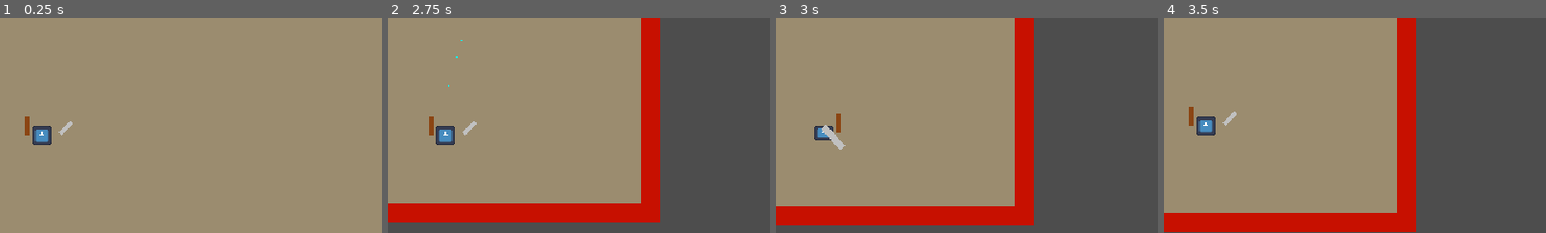
Above: before the commit, frames 1-4 (left to right).
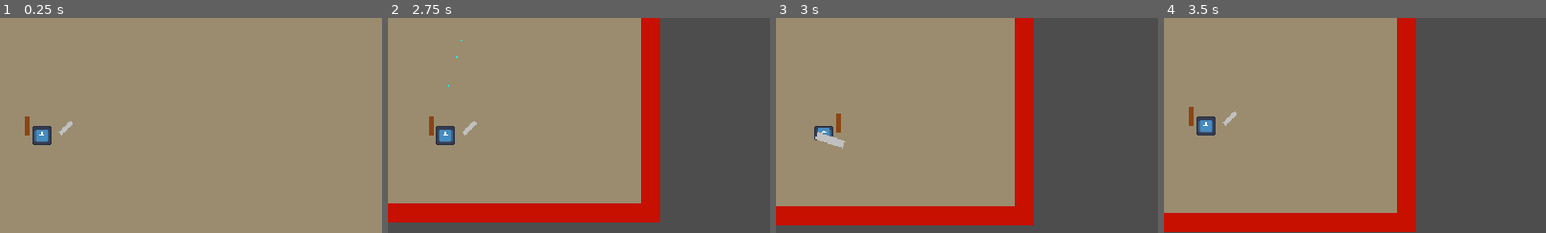
Above: after the commit, the same moments.

Repository: Azgr9/chaos
Game: Godot game, scene res://Scenes/Game/Game.tscn
Same seed, same stepped clock (60 frames per second), same inputs: the game is played once before the commit and once after it. The engine's default icon, where the game draws it, is replaced by a stand-in: a white triangle on a blue panel in a dark square.
Inputs (mouse positions are % of the whole screen's width and height, from its top left):
- Up to frame 1 (0.25 s): no input
- Up to frame 2 (2.75 s): move the mouse to (72, 45) at 0.52 s; hold D (move_right) 0.53-1.28 s; tap Space (dash) at 0.6, 1.35, 2.3 s; move the mouse to (30, 55) at 1.27 s; hold S (move_down) 1.28-2.03 s; move the mouse to (60, 28) at 2.02 s; hold D (move_right) from 2.03 s (still down); hold Right mouse button (magic_attack) from 2.03 s (still down)
- Up to frame 3 (3 s): move the mouse to (45, 70) at 2.77 s; release D (move_right) at 2.78 s; release Right mouse button (magic_attack) at 2.78 s; hold W (move_up) from 2.78 s (still down); click (45, 70) at 2.85 s
- Up to frame 4 (3.5 s): keep holding W (move_up); tap Space (dash) at 3.05 s
The pictures show only the part of the screen within x 44-94%, y 23-73%; the shares and areas given below are measured in that part.

Frames 1-2 are identical in both runs. In frame 3, 0.3% of the frame differs, in the area x 10-19%, y 49-62%; in frame 4, nothing differs.

Commit message:
Feature: Add 3-hit attack combo chain system
Both BasicSword and Katana now have a 3-attack combo chain:
- Attack 1: Right to left horizontal slash
- Attack 2: Left to right horizontal slash (reverse)
- Attack 3: Forward stab (combo finisher with 1.5x damage)

Changes:
- Modified attack logic to cycle through 3 attack animations based on combo count
- Updated _perform_horizontal_swing to support reverse direction parameter
- Added combo finisher bonus damage on every 3rd hit
- Katana now has full combo system with slash-slash-stab pattern
- Added _perform_stab function to Katana for combo finisher
- Visual feedback: Gold color on combo finisher attacks

🤖 Generated with [Claude Code](https://claude.com/claude-code)

Co-Authored-By: Claude <noreply@anthropic.com>

Diff:
--- a/Scripts/Weapons/BasicSword.gd
+++ b/Scripts/Weapons/BasicSword.gd
@@ -163,16 +163,21 @@
 		is_dash_attack = true
 		print("DASH ATTACK!")
 
-	# Perform the appropriate swing style with modified timing
-	match swing_style:
-		"overhead":
-			_perform_overhead_swing(modified_duration, is_dash_attack)
-		"horizontal":
-			_perform_horizontal_swing(modified_duration, is_dash_attack)
-		"stab":
+	# Perform attack based on combo count (3-hit combo cycle)
+	# Attack 1: Right side swing
+	# Attack 2: Left side swing
+	# Attack 3: Forward stab (combo finisher)
+	var attack_in_combo = ((combo_count - 1) % 3) + 1
+
+	match attack_in_combo:
+		1:  # First attack - Right to left swing
+			_perform_horizontal_swing(modified_duration, is_dash_attack, false)
+		2:  # Second attack - Left to right swing (reversed)
+			_perform_horizontal_swing(modified_duration, is_dash_attack, true)
+		3:  # Third attack - Forward stab (combo finisher)
 			_perform_stab_attack(modified_duration, is_dash_attack)
 		_:
-			_perform_overhead_swing(modified_duration, is_dash_attack)
+			_perform_horizontal_swing(modified_duration, is_dash_attack, false)
 
 	# Start cooldown with speed scaling
 	attack_timer.start(modified_cooldown)
@@ -180,8 +185,9 @@
 	return true
 
 func _perform_overhead_swing(duration: float = 0.25, is_dash_attack: bool = false):
-	# Enhanced visuals for combo finisher
-	var is_combo_finisher = (combo_count == 3)
+	# Enhanced visuals for combo finisher (every 3rd hit)
+	var attack_in_combo = ((combo_count - 1) % 3) + 1
+	var is_combo_finisher = (attack_in_combo == 3)
 	if is_combo_finisher:
 		sprite.color = Color.GOLD  # Gold for combo finisher
 	elif is_dash_attack:
@@ -241,9 +247,10 @@
 	# Finish
 	active_attack_tween.tween_callback(finish_attack)
 
-func _perform_horizontal_swing(duration: float = 0.25, is_dash_attack: bool = false):
-	# Enhanced visuals for combo finisher
-	var is_combo_finisher = (combo_count == 3)
+func _perform_horizontal_swing(duration: float = 0.25, is_dash_attack: bool = false, reverse: bool = false):
+	# Enhanced visuals for combo finisher (every 3rd hit)
+	var attack_in_combo = ((combo_count - 1) % 3) + 1
+	var is_combo_finisher = (attack_in_combo == 3)
 	if is_combo_finisher:
 		sprite.color = Color.GOLD  # Gold for combo finisher
 	elif is_dash_attack:
@@ -259,14 +266,37 @@
 	# Scale up from idle size to full attack size
 	active_attack_tween.tween_property(sprite, "scale", Vector2.ONE, duration * 0.3)
 
+	# Starting position and angles depend on direction
+	var start_angle: float
+	var anticipation_angle: float
+	var sweep_angle: float
+	var follow_angle: float
+	var start_pos: Vector2
+	var sweep_pos: Vector2
+
+	if reverse:  # Left to right swing (attack 2)
+		start_angle = 90
+		anticipation_angle = 100
+		sweep_angle = -90
+		follow_angle = -100
+		start_pos = Vector2(8, 0)
+		sweep_pos = Vector2(-8, 0)
+	else:  # Right to left swing (attack 1)
+		start_angle = -90
+		anticipation_angle = -100
+		sweep_angle = 90
+		follow_angle = 100
+		start_pos = Vector2(-8, 0)
+		sweep_pos = Vector2(8, 0)
+
 	# Starting position - pulled to the side
-	pivot.rotation = deg_to_rad(-90)
-	pivot.position = Vector2(-8, 0)
+	pivot.rotation = deg_to_rad(start_angle)
+	pivot.position = start_pos
 
 	active_attack_tween.set_parallel(false)
 
 	# Anticipation
-	active_attack_tween.tween_property(pivot, "rotation", deg_to_rad(-100), duration * 0.2)
+	active_attack_tween.tween_property(pivot, "rotation", deg_to_rad(anticipation_angle), duration * 0.2)
 
 	# Enable hitbox and create enhanced trail
 	active_attack_tween.tween_callback(func():
@@ -277,16 +307,16 @@
 	# Main sweep - more stretch for combo finisher
 	var stretch_amount = 0.6 if is_combo_finisher else 0.7
 	sprite.scale.y = stretch_amount
-	active_attack_tween.tween_property(pivot, "rotation", deg_to_rad(90), duration * 0.5)\
+	active_attack_tween.tween_property(pivot, "rotation", deg_to_rad(sweep_angle), duration * 0.5)\
 		.set_trans(Tween.TRANS_CUBIC).set_ease(Tween.EASE_OUT)
-	active_attack_tween.parallel().tween_property(pivot, "position", Vector2(8, 0), duration * 0.5)
+	active_attack_tween.parallel().tween_property(pivot, "position", sweep_pos, duration * 0.5)
 
 	# Reset scale with bounce
 	active_attack_tween.parallel().tween_property(sprite, "scale:y", 1.0, duration * 0.3)\
 		.set_trans(Tween.TRANS_BACK).set_ease(Tween.EASE_OUT)
 
 	# Follow through
-	active_attack_tween.tween_property(pivot, "rotation", deg_to_rad(100), duration * 0.3)
+	active_attack_tween.tween_property(pivot, "rotation", deg_to_rad(follow_angle), duration * 0.3)
 
 	# Disable hitbox
 	active_attack_tween.tween_callback(func(): hit_box_collision.disabled = true)
@@ -299,8 +329,9 @@
 	active_attack_tween.tween_callback(finish_attack)
 
 func _perform_stab_attack(duration: float = 0.25, is_dash_attack: bool = false):
-	# Enhanced visuals for combo finisher
-	var is_combo_finisher = (combo_count == 3)
+	# Enhanced visuals for combo finisher (every 3rd hit)
+	var attack_in_combo = ((combo_count - 1) % 3) + 1
+	var is_combo_finisher = (attack_in_combo == 3)
 	if is_combo_finisher:
 		sprite.color = Color.GOLD  # Gold for combo finisher
 	elif is_dash_attack:
@@ -385,8 +416,9 @@
 		hits_this_swing.append(parent)
 		var final_damage = damage * damage_multiplier
 
-		# Apply combo finisher bonus (3rd hit)
-		var is_combo_finisher = (combo_count == 3)
+		# Apply combo finisher bonus (every 3rd hit in combo chain)
+		var attack_in_combo = ((combo_count - 1) % 3) + 1
+		var is_combo_finisher = (attack_in_combo == 3)
 		if is_combo_finisher:
 			final_damage *= COMBO_FINISHER_MULTIPLIER
 			print("COMBO FINISHER! x%.1f damage" % COMBO_FINISHER_MULTIPLIER)
--- a/Scripts/Weapons/Katana.gd
+++ b/Scripts/Weapons/Katana.gd
@@ -18,6 +18,12 @@
 var hits_this_swing: Array = []
 var active_attack_tween: Tween = null  # Track active tween to kill it if needed
 
+# Combo system
+var combo_count: int = 0
+var combo_timer: float = 0.0
+const COMBO_WINDOW: float = 2.0  # Reset combo after 2 seconds
+const COMBO_FINISHER_MULTIPLIER: float = 1.5
+
 var skill_cooldown: float = 6.0
 var skill_ready: bool = true
 var skill_timer: float = 0.0
@@ -47,6 +53,12 @@
 	sprite.scale = Vector2(0.6, 0.6)  # Smaller when idle
 
 func _process(delta):
+	# Update combo timer
+	if combo_count > 0:
+		combo_timer -= delta
+		if combo_timer <= 0:
+			combo_count = 0  # Reset combo
+
 	if not skill_ready:
 		skill_timer -= delta
 		if skill_timer <= 0:
@@ -182,29 +194,65 @@
 	can_attack = false
 	hits_this_swing.clear()
 
-	_perform_quick_slash()
+	# Increment combo
+	combo_count += 1
+	combo_timer = COMBO_WINDOW
+
+	# Perform attack based on combo count (3-hit combo cycle)
+	# Attack 1: Right to left slash
+	# Attack 2: Left to right slash (reversed)
+	# Attack 3: Forward stab (combo finisher)
+	var attack_in_combo = ((combo_count - 1) % 3) + 1
+
+	match attack_in_combo:
+		1:  # First attack - Right to left slash
+			_perform_quick_slash(false)
+		2:  # Second attack - Left to right slash (reversed)
+			_perform_quick_slash(true)
+		3:  # Third attack - Forward stab (combo finisher)
+			_perform_stab()
+		_:
+			_perform_quick_slash(false)
 
 	return true
 
-func _perform_quick_slash():
+func _perform_quick_slash(reverse: bool = false):
 	# Kill any existing tween before creating a new one
 	if active_attack_tween:
 		active_attack_tween.kill()
 
+	# Check if this is combo finisher
+	var attack_in_combo = ((combo_count - 1) % 3) + 1
+	var is_combo_finisher = (attack_in_combo == 3)
+
+	if is_combo_finisher:
+		sprite.color = Color.GOLD
+
 	active_attack_tween = create_tween()
 	active_attack_tween.set_parallel(true)
 
 	# Scale up from idle size
 	active_attack_tween.tween_property(sprite, "scale", Vector2(1.6, 0.6), 0.05)
 
-	pivot.rotation = deg_to_rad(-90)
+	# Set start and end angles based on direction
+	var start_angle: float
+	var end_angle: float
+
+	if reverse:  # Left to right slash
+		start_angle = 90
+		end_angle = -90
+	else:  # Right to left slash
+		start_angle = -90
+		end_angle = 90
+
+	pivot.rotation = deg_to_rad(start_angle)
 	pivot.position = Vector2(-10, 0)
 
 	active_attack_tween.set_parallel(false)
 
 	active_attack_tween.tween_callback(func(): hit_box_collision.set_deferred("disabled", false))
 
-	active_attack_tween.tween_property(pivot, "rotation", deg_to_rad(90), attack_duration)\
+	active_attack_tween.tween_property(pivot, "rotation", deg_to_rad(end_angle), attack_duration)\
 		.set_trans(Tween.TRANS_CUBIC).set_ease(Tween.EASE_IN_OUT)
 	active_attack_tween.parallel().tween_property(sprite, "scale", Vector2.ONE, attack_duration)
 
@@ -212,6 +260,60 @@
 
 	# Return to idle position
 	active_attack_tween.tween_property(pivot, "position", Vector2(0, 8), 0.1)
+	active_attack_tween.parallel().tween_property(pivot, "rotation", deg_to_rad(45), 0.1)
+	active_attack_tween.parallel().tween_property(sprite, "scale", Vector2(0.6, 0.6), 0.1)
+
+	active_attack_tween.tween_callback(finish_attack)
+
+	attack_timer.start(attack_cooldown)
+
+func _perform_stab():
+	# Kill any existing tween before creating a new one
+	if active_attack_tween:
+		active_attack_tween.kill()
+
+	# Combo finisher - Gold color
+	var attack_in_combo = ((combo_count - 1) % 3) + 1
+	var is_combo_finisher = (attack_in_combo == 3)
+
+	if is_combo_finisher:
+		sprite.color = Color.GOLD
+
+	active_attack_tween = create_tween()
+	active_attack_tween.set_parallel(true)
+
+	# Scale up for impact
+	active_attack_tween.tween_property(sprite, "scale", Vector2(1.2, 0.8), 0.05)
+
+	# Starting position - pulled back
+	pivot.rotation = 0
+	pivot.position = Vector2(-15, 0)
+
+	active_attack_tween.set_parallel(false)
+
+	# Pull back more (anticipation)
+	active_attack_tween.tween_property(pivot, "position", Vector2(-20, 0), attack_duration * 0.3)
+
+	# Enable hitbox
+	active_attack_tween.tween_callback(func(): hit_box_collision.set_deferred("disabled", false))
+
+	# Thrust forward
+	active_attack_tween.tween_property(pivot, "position", Vector2(15, 0), attack_duration * 0.4)\
+		.set_trans(Tween.TRANS_CUBIC).set_ease(Tween.EASE_OUT)
+
+	# Stretch on impact
+	active_attack_tween.parallel().tween_property(sprite, "scale:x", 1.8, attack_duration * 0.2)
+	active_attack_tween.tween_property(sprite, "scale:x", 1.0, attack_duration * 0.2)\
+		.set_trans(Tween.TRANS_BACK).set_ease(Tween.EASE_OUT)
+
+	# Pull back
+	active_attack_tween.tween_property(pivot, "position", Vector2(0, 0), attack_duration * 0.3)
+
+	# Disable hitbox
+	active_attack_tween.tween_callback(func(): hit_box_collision.set_deferred("disabled", true))
+
+	# Return to idle position
+	active_attack_tween.tween_property(pivot, "position", Vector2.ZERO, 0.1)
 	active_attack_tween.parallel().tween_property(pivot, "rotation", deg_to_rad(45), 0.1)
 	active_attack_tween.parallel().tween_property(sprite, "scale", Vector2(0.6, 0.6), 0.1)
 
@@ -232,6 +334,7 @@
 	pivot.rotation = deg_to_rad(45)  # Idle angle
 	pivot.position = Vector2.ZERO  # Idle position
 	sprite.scale = Vector2(0.6, 0.6)  # Idle size
+	sprite.color = Color(0.9, 0.2, 0.2)  # Reset to red katana color
 	attack_finished.emit()
 
 func _on_attack_cooldown_finished():
@@ -246,6 +349,14 @@
 	if parent.has_method("take_damage"):
 		hits_this_swing.append(parent)
 		var final_damage = damage * damage_multiplier
+
+		# Apply combo finisher bonus (every 3rd hit)
+		var attack_in_combo = ((combo_count - 1) % 3) + 1
+		var is_combo_finisher = (attack_in_combo == 3)
+		if is_combo_finisher:
+			final_damage *= COMBO_FINISHER_MULTIPLIER
+			print("KATANA COMBO FINISHER! x%.1f damage" % COMBO_FINISHER_MULTIPLIER)
+
 		if is_dash_slashing:
 			final_damage *= 1.5
 		parent.take_damage(final_damage)
